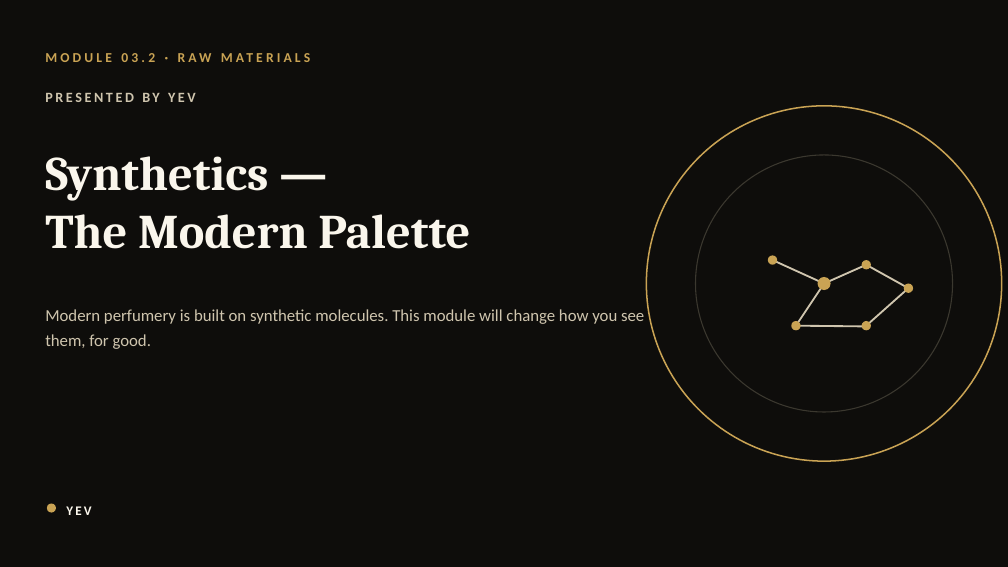
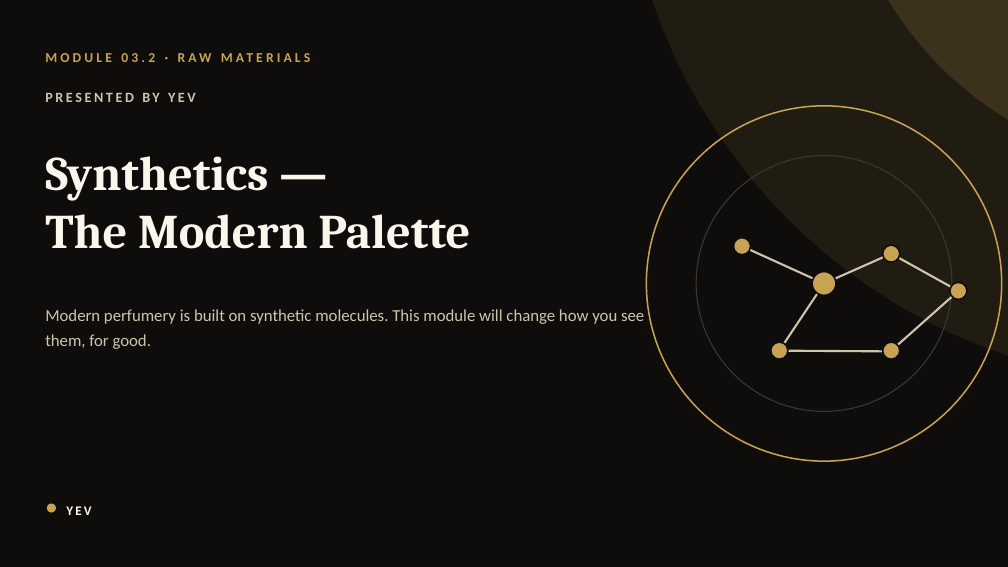
Before and after one commit to yevfumes/yev, a slide deck: slide 42 of course/YEVFUMES_Perfumery_Course.pptx. Drawn at 1008x567 pixels with LibreOffice and Linux fonts; fonts in the diff are those of the drawing. Boxes give left, top, right and bottom in pixels: in the first picture for what was removed or moved away, otherwise in the second. Text is boxed around its words. In the diff, an @@ line names an element or a change of style, - is before the commit and + after.

```diff
--- a/course/YEVFUMES_Perfumery_Course.pptx
+++ b/course/YEVFUMES_Perfumery_Course.pptx
@@ ellipse added at (x1=622, y1=0, x2=1008, y2=386), fill #C9A354 at 10% opacity @@
@@ ellipse added at (x1=838, y1=0, x2=1008, y2=170), fill #C9A354 at 16% opacity @@
@@ ellipse resized from (x1=768, y1=256, x2=777, y2=265) to (x1=734, y1=237, x2=751, y2=255) @@
@@ line moved from (773, 260) - (824, 284) to (742, 247) - (824, 284) @@
@@ line (742, 247) - (824, 284): stroke #CFC5AE 1.75 pt to #CFC5AE 2 pt @@
@@ line moved from (824, 284) - (867, 265) to (824, 284) - (892, 254) @@
@@ line (824, 284) - (892, 254): stroke #CFC5AE 1.75 pt to #CFC5AE 2 pt @@
@@ ellipse resized from (x1=862, y1=260, x2=871, y2=269) to (x1=882, y1=245, x2=900, y2=262) @@
@@ line moved from (867, 265) - (909, 288) to (892, 254) - (959, 291) @@
@@ line (892, 254) - (959, 291): stroke #CFC5AE 1.75 pt to #CFC5AE 2 pt @@
@@ line moved from (796, 326) - (824, 284) to (780, 351) - (824, 284) @@
@@ line (780, 351) - (824, 284): stroke #CFC5AE 1.75 pt to #CFC5AE 2 pt @@
@@ ellipse resized from (x1=817, y1=277, x2=830, y2=290) to (x1=812, y1=271, x2=836, y2=296) @@
@@ line moved from (867, 326) - (909, 288) to (892, 351) - (959, 291) @@
@@ line (892, 351) - (959, 291): stroke #CFC5AE 1.75 pt to #CFC5AE 2 pt @@
@@ ellipse resized from (x1=904, y1=284, x2=913, y2=293) to (x1=950, y1=283, x2=967, y2=300) @@
@@ ellipse removed at (x1=862, y1=321, x2=871, y2=330) @@
@@ outline none to #0E0D0B 1.5 pt in 5 elements at (x1=812, y1=271, x2=836, y2=296), (x1=882, y1=245, x2=900, y2=262), (x1=734, y1=237, x2=751, y2=255), (x1=950, y1=283, x2=967, y2=300), (x1=771, y1=342, x2=788, y2=359) @@
@@ ellipse resized from (x1=792, y1=321, x2=801, y2=330) to (x1=771, y1=342, x2=788, y2=359) @@
@@ line moved from (796, 326) - (867, 327) to (780, 351) - (892, 352) @@
@@ line (780, 351) - (892, 352): stroke #CFC5AE 1.75 pt to #CFC5AE 2 pt @@
@@ ellipse added at (x1=882, y1=342, x2=900, y2=359), fill #C9A354, outline #0E0D0B 1.5 pt @@
```
Also in this commit, not shown: 134 other slides changed.
